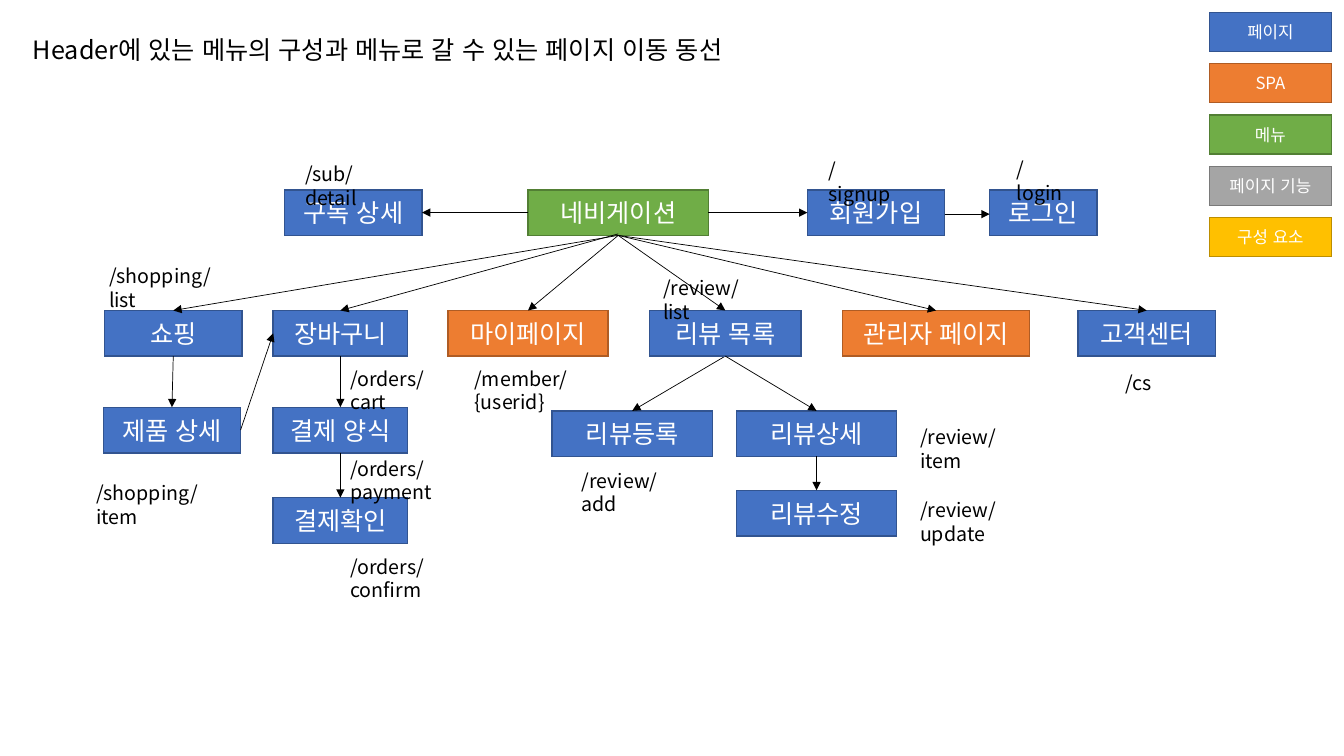
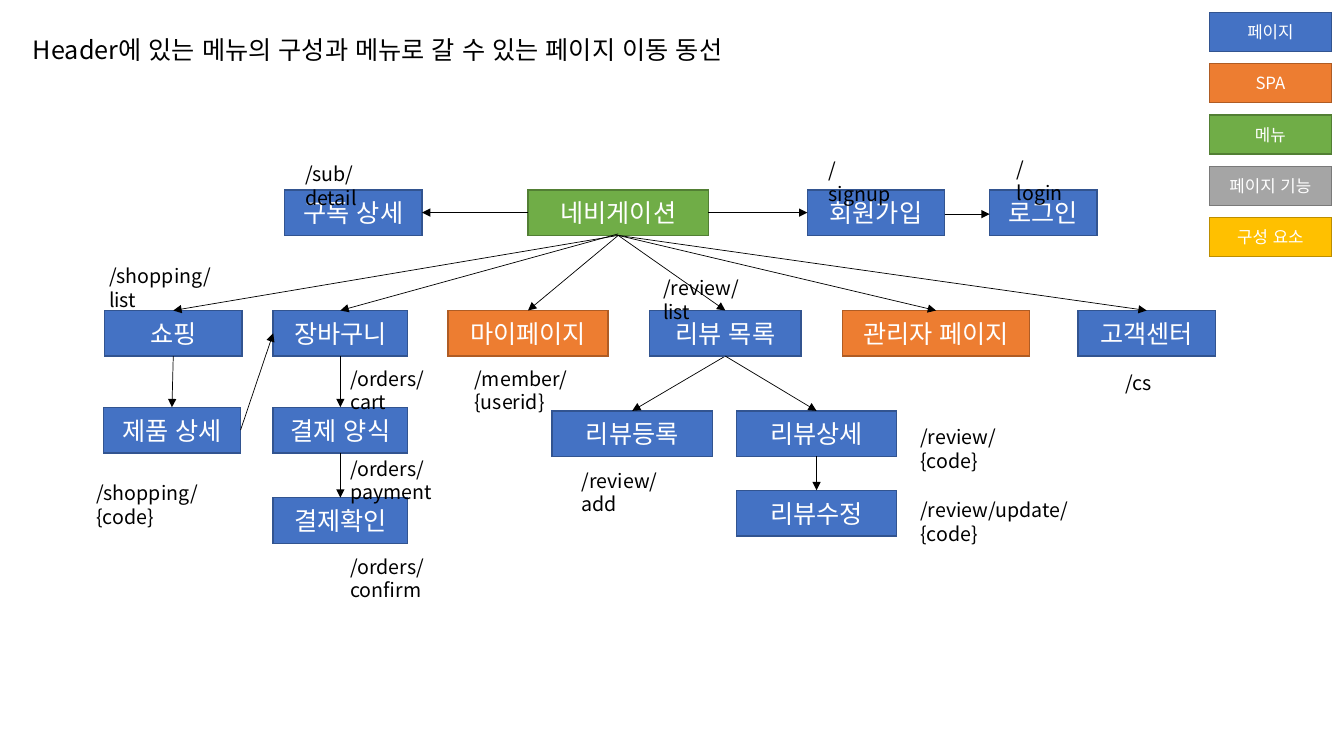
Before and after one commit to jihunz/HiSnack, a slide deck: slide 3 of document/ppt/Hi Snack! 페이지 구성.pptx. Drawn at 1344x756 pixels with LibreOffice and Linux fonts; fonts in the diff are those of the drawing. Boxes give left, top, right and bottom in pixels: in the first picture for what was removed or moved away, otherwise in the second. Text is boxed around its words. In the diff, an @@ line names an element or a change of style, - is before the commit and + after.

```diff
--- a/document/ppt/Hi Snack! 페이지 구성.pptx
+++ b/document/ppt/Hi Snack! 페이지 구성.pptx
@@ text at (920, 428, 996, 472): text changed @@
-/review/item
+/review/{code}
@@ text at (96, 484, 198, 528): text changed @@
-/shopping/item
+/shopping/{code}
@@ text at (920, 501, 1068, 545): text changed @@
-/review/update
+/review/update/{code}
```
Also in this commit, not shown: 1 slide added.
